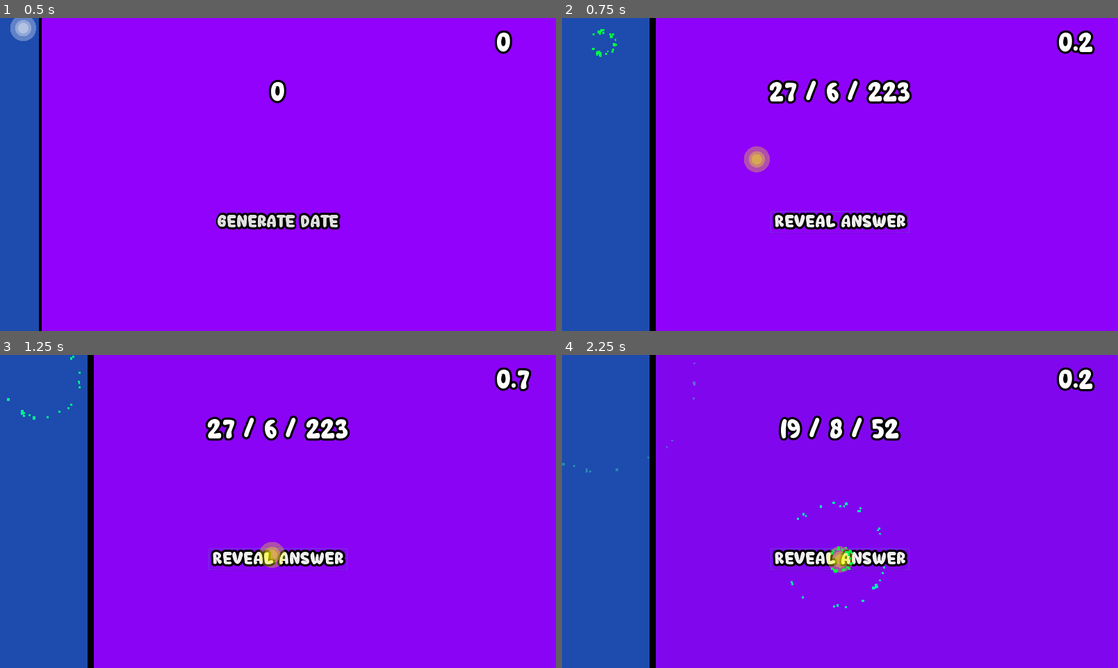
Above: before the commit, frames 1-4 (two rows, left to right).
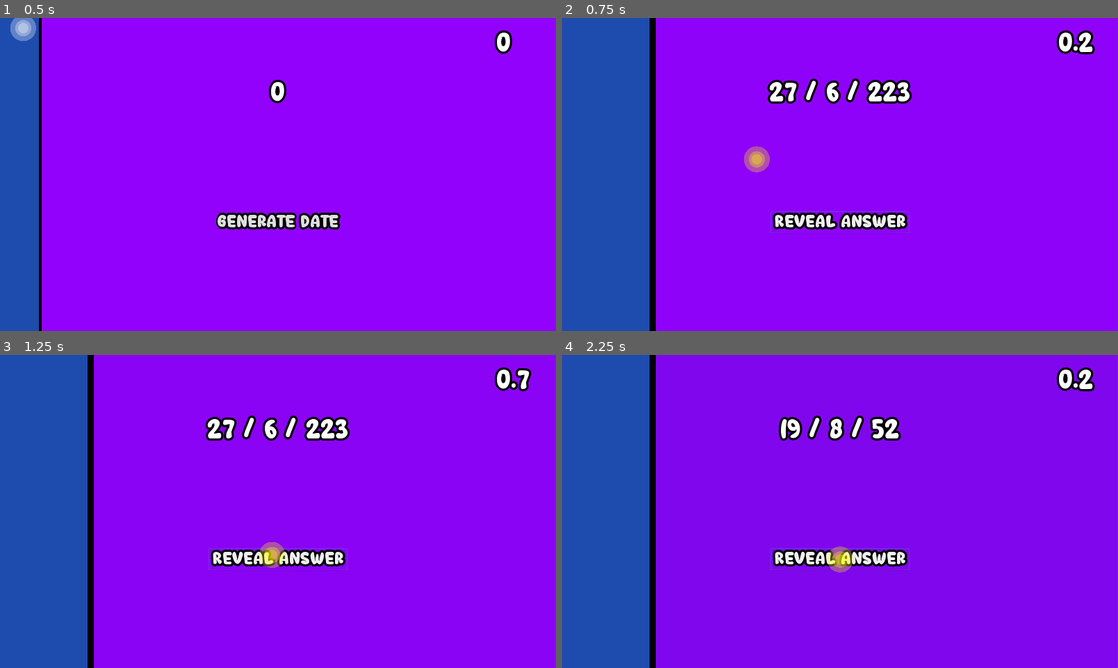
Above: after the commit, the same moments.

Repository: yooozn/DatePractice
Game: Godot game, scene res://DatePractice.tscn
Two runs of this game, one before a commit and one after it. Both use one fixed random seed, a clock stepped at 60 frames per second and the inputs below.
Inputs:
- Up to frame 1 (0.5 s): no input
- Up to frame 2 (0.75 s): click "Generate Date" at 0.5 s
- Up to frame 3 (1.25 s): no input
- Up to frame 4 (2.25 s): click "Reveal Answer" at 1.25 s; click "Generate Date" at 2 s

Frame 1 is identical in both runs. In frame 2, less than 0.1% of the frame differs, in the area x 5-10%, y 3-13%; in frame 3, less than 0.1%; in frame 4, 0.2%, in the area x 0-59%, y 2-81%.

Commit message:
Added dictionary with data

Diff:
--- a/DatePractice.gd
+++ b/DatePractice.gd
@@ -6,8 +6,11 @@
 # var b = "text"
 var rng = RandomNumberGenerator.new()
 var finaldayString = ""
-
+var history = {}
 var time = 0
+var count = 0
+var date
+
 # Called when the node enters the scene tree for the first time.
 func _ready():
 	$AnimationPlayer.play("colors")
@@ -26,6 +29,7 @@
 func _on_Button_pressed():
 	print(state)
 	if state == 0 or state == 2:
+		count += 1
 		time = 0
 		$Text.play("2")
 		state = 1
@@ -44,7 +48,7 @@
 		var ones
 		var thousandRemainder
 		var tensOnes
-		print(str(day) + "/" + str(month) + "/" + str(year))
+		date = (str(day) + "/" + str(month) + "/" + str(year))
 		$CenterContainer/DateText.text = str(day) + " / " + str(month) + " / " + str(year)
 		if len(str(year)) == 4:
 			leapyear = false
@@ -211,3 +215,6 @@
 		$CenterContainer2/DayWeek.visible = true
 		$CenterContainer2/DayWeek.text = finaldayString
 		$Text.play("1")
+		var element = {"date":date,"day":finaldayString,"time":time,"answer":"True"}
+		history[str(count)] = element
+		print(history)
--- a/DatePractice.tscn
+++ b/DatePractice.tscn
@@ -472,7 +472,6 @@
 }
 
 [node name="MainBarTrigger" type="Area2D" parent="UIBAR"]
-monitoring = false
 
 [node name="Enter" type="CollisionShape2D" parent="UIBAR/MainBarTrigger"]
 position = Vector2( 52, 360 )
@@ -482,7 +481,6 @@
 [node name="Exit" type="CollisionShape2D" parent="UIBAR/MainBarTrigger"]
 position = Vector2( 109.5, 362 )
 shape = SubResource( 10 )
-disabled = true
 
 [node name="UI" type="AnimationPlayer" parent="UIBAR"]
 root_node = NodePath("../..")
@@ -508,5 +506,3 @@
 [connection signal="pressed" from="Button" to="." method="_on_Button_pressed"]
 [connection signal="area_entered" from="UIBAR/MainBarTrigger" to="UIBAR" method="_on_MainBarTrigger_area_entered"]
 [connection signal="area_exited" from="UIBAR/MainBarTrigger" to="UIBAR" method="_on_MainBarTrigger_area_exited"]
-[connection signal="mouse_entered" from="UIBAR/MainBarTrigger" to="UIBAR" method="_on_MainBarTrigger_mouse_entered"]
-[connection signal="mouse_exited" from="UIBAR/MainBarTrigger" to="UIBAR" method="_on_MainBarTrigger_mouse_exited"]
--- a/Particles2D.tscn
+++ b/Particles2D.tscn
@@ -24,6 +24,7 @@
 
 [node name="Particles2D" type="Particles2D"]
 position = Vector2( 640, 271 )
+emitting = false
 amount = 29
 lifetime = 2.35
 one_shot = true
--- a/UIBAR.gd
+++ b/UIBAR.gd
@@ -15,21 +15,6 @@
 #func _process(delta):
 #	pass
 
-
-func _on_MainBarTrigger_mouse_entered():
-	print("MouseEntered")
-	$UI.play("ToMain")
-	yield(get_tree().create_timer(.3),"timeout")
-	$UI.play("Main")
-
-
-func _on_MainBarTrigger_mouse_exited():
-	print("MouseExited")
-	$UI.play("ToIdle")
-	yield(get_tree().create_timer(.3),"timeout")
-	$UI.play("Idle")
-
-
 func _on_MainBarTrigger_area_entered(area):
 	if conditional == false:
 		print("MouseEntered")
